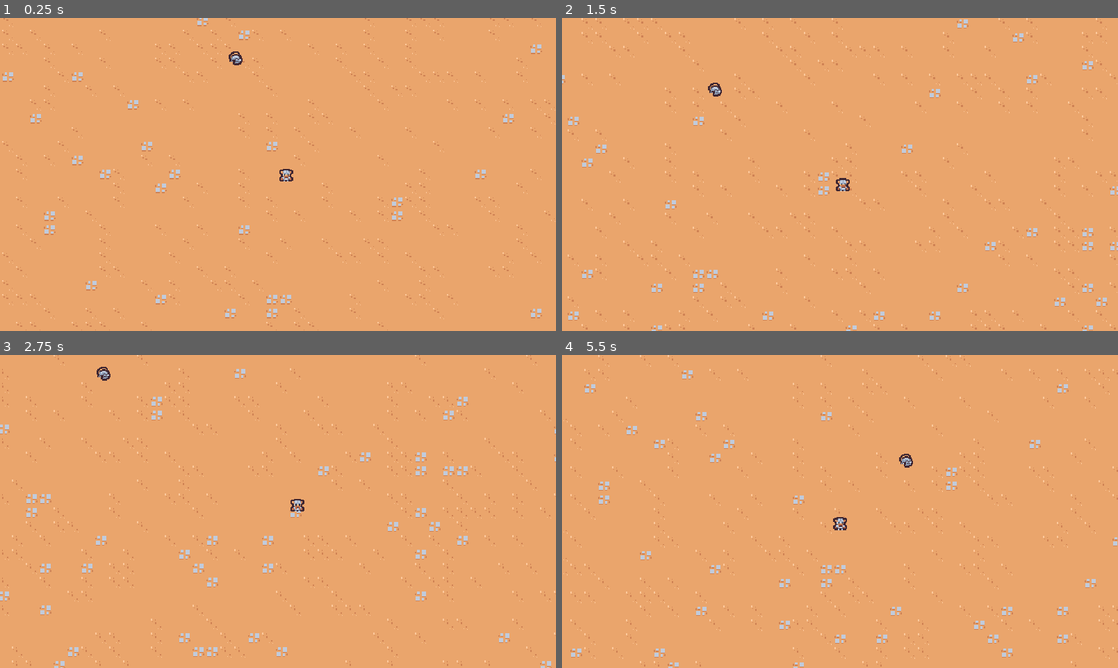
Above: before the commit, frames 1-4 (two rows, left to right).
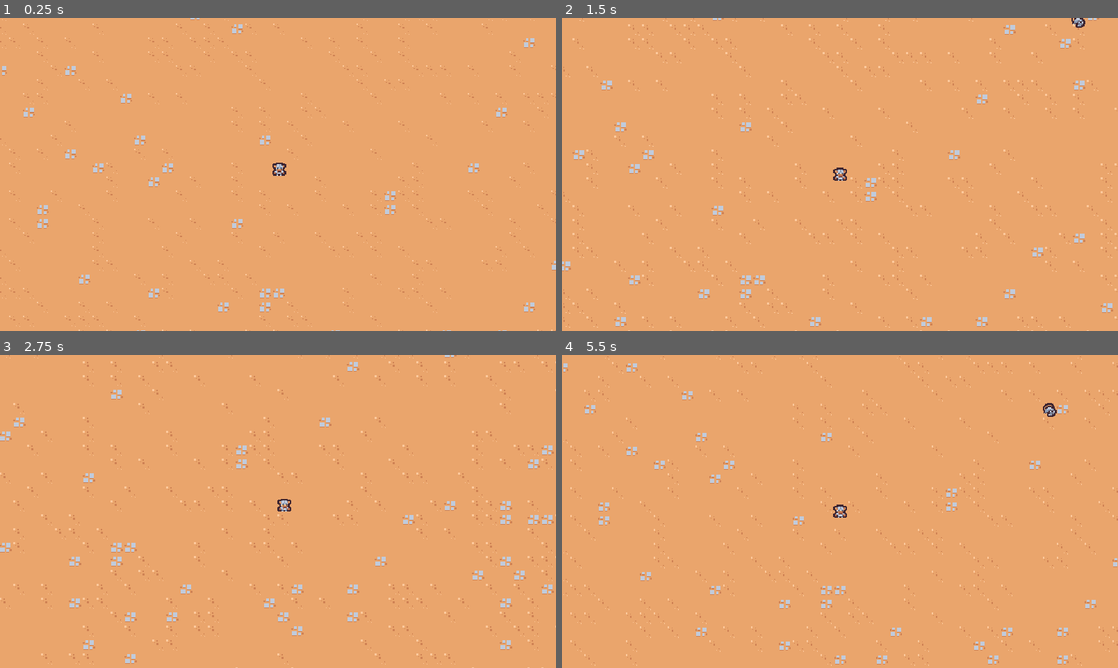
Above: after the commit, the same moments.

Repository: rdaly1490/GodotSurvivorGame
Game: Godot game, scene res://scenes/main/main.tscn
Two runs of this game, one before a commit and one after it. Both use one fixed random seed, a clock stepped at 60 frames per second and the inputs below.
Inputs:
- Up to frame 1 (0.25 s): no input
- Up to frame 2 (1.5 s): hold D (move_right) 0.53-1.28 s; hold S (move_down) from 1.28 s (still down)
- Up to frame 3 (2.75 s): release S (move_down) at 2.03 s; hold D (move_right) from 2.03 s (still down)
- Up to frame 4 (5.5 s): release D (move_right) at 2.78 s; hold W (move_up) 2.78-3.53 s; hold A (move_left) 3.53-5.03 s; hold S (move_down) from 5.03 s (still down)

The runs differ from the first frame. In frame 1, 4.0% of the frame differs, in the area x 0-100%, y 0-100%; in frame 2, 5.1%; in frame 3, 5.9%; in frame 4, 4.7%.

Commit message:
add enemy spawner and sword attacks

Diff:
--- a/ability/sword_ability/sword_ability.tscn
+++ b/ability/sword_ability/sword_ability.tscn
@@ -1,8 +1,126 @@
-[gd_scene load_steps=2 format=3 uid="uid://bf76remcjawce"]
+[gd_scene load_steps=6 format=3 uid="uid://bf76remcjawce"]
 
 [ext_resource type="Texture2D" uid="uid://ckhsjxfyiq4fr" path="res://ability/sword_ability/sword.png" id="1_02mnn"]
 
+[sub_resource type="RectangleShape2D" id="RectangleShape2D_jrb3k"]
+size = Vector2(30, 30)
+
+[sub_resource type="Animation" id="Animation_qbrqo"]
+length = 0.001
+tracks/0/type = "value"
+tracks/0/imported = false
+tracks/0/enabled = true
+tracks/0/path = NodePath(".:rotation")
+tracks/0/interp = 1
+tracks/0/loop_wrap = true
+tracks/0/keys = {
+"times": PackedFloat32Array(0),
+"transitions": PackedFloat32Array(1),
+"update": 0,
+"values": [0.0]
+}
+tracks/1/type = "value"
+tracks/1/imported = false
+tracks/1/enabled = true
+tracks/1/path = NodePath(".:scale")
+tracks/1/interp = 1
+tracks/1/loop_wrap = true
+tracks/1/keys = {
+"times": PackedFloat32Array(0),
+"transitions": PackedFloat32Array(1),
+"update": 0,
+"values": [Vector2(1, 1)]
+}
+tracks/2/type = "value"
+tracks/2/imported = false
+tracks/2/enabled = false
+tracks/2/path = NodePath("../Area2D/CollisionShape2D:disabled")
+tracks/2/interp = 1
+tracks/2/loop_wrap = true
+tracks/2/keys = {
+"times": PackedFloat32Array(0),
+"transitions": PackedFloat32Array(1),
+"update": 1,
+"values": [true]
+}
+
+[sub_resource type="Animation" id="Animation_rlj56"]
+resource_name = "swing"
+length = 0.75
+step = 0.05
+tracks/0/type = "value"
+tracks/0/imported = false
+tracks/0/enabled = true
+tracks/0/path = NodePath(".:rotation")
+tracks/0/interp = 2
+tracks/0/loop_wrap = true
+tracks/0/keys = {
+"times": PackedFloat32Array(0, 0.2, 0.4, 0.6, 0.75),
+"transitions": PackedFloat32Array(1, 1, 1, 1.6245, 1),
+"update": 0,
+"values": [0.0, -0.174533, 3.14159, 1.5708, 0.0]
+}
+tracks/1/type = "value"
+tracks/1/imported = false
+tracks/1/enabled = true
+tracks/1/path = NodePath(".:scale")
+tracks/1/interp = 2
+tracks/1/loop_wrap = true
+tracks/1/keys = {
+"times": PackedFloat32Array(0, 0.1, 0.2, 0.35, 0.5, 0.75),
+"transitions": PackedFloat32Array(1, 1, 1, 1, 5.65685, 1),
+"update": 0,
+"values": [Vector2(0, 0), Vector2(1.25, 1.25), Vector2(1, 1), Vector2(2, 2), Vector2(1, 1), Vector2(0, 0)]
+}
+tracks/2/type = "method"
+tracks/2/imported = false
+tracks/2/enabled = true
+tracks/2/path = NodePath("..")
+tracks/2/interp = 1
+tracks/2/loop_wrap = true
+tracks/2/keys = {
+"times": PackedFloat32Array(0.75),
+"transitions": PackedFloat32Array(1),
+"values": [{
+"args": [],
+"method": &"queue_free"
+}]
+}
+tracks/3/type = "value"
+tracks/3/imported = false
+tracks/3/enabled = true
+tracks/3/path = NodePath("../Area2D/CollisionShape2D:disabled")
+tracks/3/interp = 1
+tracks/3/loop_wrap = true
+tracks/3/keys = {
+"times": PackedFloat32Array(0, 0.2, 0.4),
+"transitions": PackedFloat32Array(1, 1, 1),
+"update": 1,
+"values": [true, false, true]
+}
+
+[sub_resource type="AnimationLibrary" id="AnimationLibrary_7ckcm"]
+_data = {
+"RESET": SubResource("Animation_qbrqo"),
+"swing": SubResource("Animation_rlj56")
+}
+
 [node name="SwordAbility" type="Node2D"]
+
+[node name="Area2D" type="Area2D" parent="."]
+collision_layer = 4
+collision_mask = 0
+
+[node name="CollisionShape2D" type="CollisionShape2D" parent="Area2D"]
+position = Vector2(15, 0)
+shape = SubResource("RectangleShape2D_jrb3k")
+
+[node name="AnimationPlayer" type="AnimationPlayer" parent="."]
+root_node = NodePath("../Sprite2D")
+libraries = {
+"": SubResource("AnimationLibrary_7ckcm")
+}
+autoplay = "swing"
 
 [node name="Sprite2D" type="Sprite2D" parent="."]
 position = Vector2(0, 1)
--- /dev/null
+++ b/ability/sword_ability_controller/sword_ability_controller.gd
@@ -0,0 +1,52 @@
+extends Node
+
+@export var sword_ability: PackedScene
+
+const MAX_RANGE = 150
+
+
+# Called when the node enters the scene tree for the first time.
+func _ready() -> void:
+	$Timer.timeout.connect(on_timer_timeout)
+
+
+func on_timer_timeout():
+	var player = get_tree().get_first_node_in_group("player") as Node2D
+	var enemies = get_tree().get_nodes_in_group("enemy")
+
+	if player == null:
+		return
+
+	# filter out all enemies > 150px away from the player
+	enemies = enemies.filter(func(enemy: Node2D):
+		return enemy.global_position.distance_squared_to(player.global_position) < pow(MAX_RANGE, 2)
+	)
+
+	if enemies.size() == 0:
+		return
+
+	# sort by closest to player
+	enemies.sort_custom(func(a: Node2D, b: Node2D):
+		var a_distance = a.global_position.distance_squared_to(player.global_position)
+		var b_distance = b.global_position.distance_squared_to(player.global_position)
+		return a_distance < b_distance
+	)
+
+	print(enemies)
+
+	var sword_instance = sword_ability.instantiate() as Node2D
+	player.get_parent().add_child(sword_instance)
+
+	var closest_enemy = enemies[0] as Node2D
+
+	# attack closest enemy
+	sword_instance.global_position = closest_enemy.global_position
+
+	# we need to offset the sword position slighly instead of spawning it directly on the enemy, we instead spawn it
+	# randomly somewhere within a circle around the enemy.  With this offset, we can have the sword rotate to face the target
+	# since roatation is in radians we use TAU which is 2pi (360 degrees)
+	sword_instance.global_position += Vector2.RIGHT.rotated(randf_range(0, TAU)) * 4
+
+	# in vector math, the direction you want the thing to point at should come first
+	var enemey_direction = closest_enemy.global_position - sword_instance.global_position
+	sword_instance.rotation = enemey_direction.angle()
--- /dev/null
+++ b/ability/sword_ability_controller/sword_ability_controller.tscn
@@ -0,0 +1,12 @@
+[gd_scene load_steps=3 format=3 uid="uid://bugprqp3kqcec"]
+
+[ext_resource type="Script" path="res://ability/sword_ability_controller/sword_ability_controller.gd" id="1_jgvia"]
+[ext_resource type="PackedScene" uid="uid://bf76remcjawce" path="res://ability/sword_ability/sword_ability.tscn" id="2_o56jb"]
+
+[node name="SwordAbilityController" type="Node"]
+script = ExtResource("1_jgvia")
+sword_ability = ExtResource("2_o56jb")
+
+[node name="Timer" type="Timer" parent="."]
+wait_time = 1.5
+autostart = true
--- a/basic_enemy/basic_enemy.gd
+++ b/basic_enemy/basic_enemy.gd
@@ -1,11 +1,11 @@
 extends CharacterBody2D
 
-const MAX_SPEED = 75
+const MAX_SPEED = 40
 
 
 # Called when the node enters the scene tree for the first time.
 func _ready() -> void:
-	pass # Replace with function body.
+	$Area2D.area_entered.connect(on_area_entered)
 
 
 # Called every frame. 'delta' is the elapsed time since the previous frame.
@@ -21,3 +21,7 @@
 		var entity_position = global_position
 		return (player_node.global_position - entity_position).normalized()
 	return Vector2.ZERO
+
+
+func on_area_entered(other_area: Area2D):
+	queue_free()
--- a/basic_enemy/basic_enemy.tscn
+++ b/basic_enemy/basic_enemy.tscn
@@ -1,14 +1,27 @@
-[gd_scene load_steps=4 format=3 uid="uid://csqu4fbo448kp"]
+[gd_scene load_steps=5 format=3 uid="uid://csqu4fbo448kp"]
 
 [ext_resource type="Script" path="res://basic_enemy/basic_enemy.gd" id="1_34waa"]
 [ext_resource type="Texture2D" uid="uid://3flj470d6qs" path="res://basic_enemy/basic_enemy.png" id="1_qb3qu"]
 
+[sub_resource type="CircleShape2D" id="CircleShape2D_vu27t"]
+radius = 12.0
+
 [sub_resource type="CircleShape2D" id="CircleShape2D_lk2r0"]
 radius = 5.0
 
-[node name="BasicEnemy" type="CharacterBody2D"]
+[node name="BasicEnemy" type="CharacterBody2D" groups=["enemy"]]
+collision_layer = 8
+collision_mask = 9
+motion_mode = 1
+script = ExtResource("1_34waa")
+
+[node name="Area2D" type="Area2D" parent="."]
 collision_layer = 0
-script = ExtResource("1_34waa")
+collision_mask = 4
+
+[node name="CollisionShape2D" type="CollisionShape2D" parent="Area2D"]
+position = Vector2(0, -5)
+shape = SubResource("CircleShape2D_vu27t")
 
 [node name="Sprite2D" type="Sprite2D" parent="."]
 texture = ExtResource("1_qb3qu")
--- a/project.godot
+++ b/project.godot
@@ -15,6 +15,10 @@
 config/features=PackedStringArray("4.3", "Forward Plus")
 config/icon="res://icon.svg"
 
+[debug]
+
+gdscript/warnings/unused_parameter=0
+
 [display]
 
 window/size/viewport_width=640
@@ -26,6 +30,7 @@
 [global_group]
 
 player=""
+enemy=""
 
 [input]
 
@@ -54,6 +59,13 @@
 ]
 }
 
+[layer_names]
+
+2d_physics/layer_1="Terrain"
+2d_physics/layer_2="Player"
+2d_physics/layer_3="Enemy"
+2d_physics/layer_4="EnemyCollision"
+
 [rendering]
 
 textures/canvas_textures/default_texture_filter=0
--- a/scenes/game_camera/game_camera.gd
+++ b/scenes/game_camera/game_camera.gd
@@ -12,7 +12,7 @@
 	acquire_target()
 	# smooths camera while following the player, using delta to be indifferent to framerate
 	# camera kind of lags the player a little bit and when the player stops it catches up
-	global_position = global_position.lerp(target_position, 1.0 - exp(-delta * 10))
+	global_position = global_position.lerp(target_position, 1.0 - exp(-delta * 20))
 
 
 func acquire_target():
--- a/scenes/main/main.tscn
+++ b/scenes/main/main.tscn
@@ -3,9 +3,11 @@
 [ext_resource type="PackedScene" uid="uid://bd8wvd04c6him" path="res://scenes/game_camera/game_camera.tscn" id="1_1ddem"]
 [ext_resource type="TileSet" uid="uid://dvj7g2r5x6512" path="res://resources/tileset.tres" id="1_dylpo"]
 [ext_resource type="PackedScene" uid="uid://bwn0s375dsxse" path="res://scenes/player/player.tscn" id="1_k04lp"]
-[ext_resource type="PackedScene" uid="uid://csqu4fbo448kp" path="res://basic_enemy/basic_enemy.tscn" id="4_x6jxn"]
+[ext_resource type="PackedScene" uid="uid://b13xex7vp6nxc" path="res://scenes/manager/enemy_manager.tscn" id="1_pxp0m"]
 
 [node name="Main" type="Node"]
+
+[node name="EnemyManager" parent="." instance=ExtResource("1_pxp0m")]
 
 [node name="GameCamera" parent="." instance=ExtResource("1_1ddem")]
 
@@ -17,6 +19,3 @@
 
 [node name="Player" parent="." instance=ExtResource("1_k04lp")]
 position = Vector2(115, 101)
-
-[node name="BasicEnemy" parent="." instance=ExtResource("4_x6jxn")]
-position = Vector2(49, -55)
--- /dev/null
+++ b/scenes/manager/enemy_manager.gd
@@ -0,0 +1,23 @@
+extends Node
+
+const SPAWN_RADIUS = 375
+
+@export var basic_enemy_scene: PackedScene
+
+
+# Called when the node enters the scene tree for the first time.
+func _ready() -> void:
+	$Timer.timeout.connect(on_timer_timeout)
+
+
+func on_timer_timeout():
+	var player = get_tree().get_first_node_in_group("player") as Node2D
+	if player == null:
+		return
+
+	var random_direction = Vector2.RIGHT.rotated(randf_range(0, TAU))
+	var spawn_position = player.global_position + (random_direction * SPAWN_RADIUS)
+
+	var enemy = basic_enemy_scene.instantiate() as Node2D
+	get_parent().add_child(enemy)
+	enemy.global_position = spawn_position
--- /dev/null
+++ b/scenes/manager/enemy_manager.tscn
@@ -0,0 +1,11 @@
+[gd_scene load_steps=3 format=3 uid="uid://b13xex7vp6nxc"]
+
+[ext_resource type="Script" path="res://scenes/manager/enemy_manager.gd" id="1_1a3qv"]
+[ext_resource type="PackedScene" uid="uid://csqu4fbo448kp" path="res://basic_enemy/basic_enemy.tscn" id="2_bcr63"]
+
+[node name="EnemyManager" type="Node"]
+script = ExtResource("1_1a3qv")
+basic_enemy_scene = ExtResource("2_bcr63")
+
+[node name="Timer" type="Timer" parent="."]
+autostart = true
--- a/scenes/player/player.gd
+++ b/scenes/player/player.gd
@@ -1,6 +1,7 @@
 extends CharacterBody2D
 
-const MAX_SPEED = 200
+const MAX_SPEED = 125
+const ACCELERATION_SMOOTHING = 25
 
 
 # Called when the node enters the scene tree for the first time.
@@ -13,7 +14,8 @@
 	# if our vector is x and y, we need to normalize it to have length of 1 so we can multiply it, etc.
 	var direction = movement_vector.normalized()
 	# 200px per second in the direction we've pressed
-	velocity = direction * MAX_SPEED
+	var target_velocity = direction * MAX_SPEED
+	velocity = velocity.lerp(target_velocity, 1 - exp(-delta * ACCELERATION_SMOOTHING))
 	move_and_slide()
 
 func get_movement_vector():
--- a/scenes/player/player.tscn
+++ b/scenes/player/player.tscn
@@ -1,6 +1,7 @@
-[gd_scene load_steps=4 format=3 uid="uid://bwn0s375dsxse"]
+[gd_scene load_steps=5 format=3 uid="uid://bwn0s375dsxse"]
 
 [ext_resource type="Script" path="res://scenes/player/player.gd" id="1_jajgl"]
+[ext_resource type="PackedScene" uid="uid://bugprqp3kqcec" path="res://ability/sword_ability_controller/sword_ability_controller.tscn" id="2_67dsp"]
 [ext_resource type="Texture2D" uid="uid://dc6minpt3kiep" path="res://scenes/player/player.png" id="2_vfc2d"]
 
 [sub_resource type="CircleShape2D" id="CircleShape2D_mmyvb"]
@@ -9,7 +10,12 @@
 [node name="Player" type="CharacterBody2D" groups=["player"]]
 position = Vector2(-156, -77)
 collision_layer = 0
+motion_mode = 1
 script = ExtResource("1_jajgl")
+
+[node name="AbilityManager" type="Node" parent="."]
+
+[node name="SwordAbilityController" parent="AbilityManager" instance=ExtResource("2_67dsp")]
 
 [node name="Sprite2D" type="Sprite2D" parent="."]
 texture = ExtResource("2_vfc2d")
